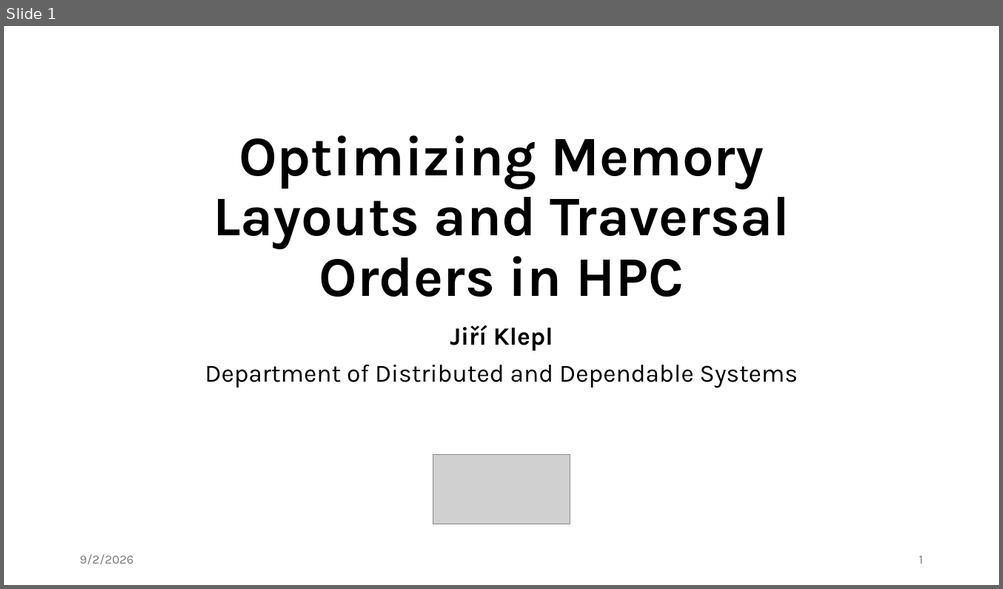
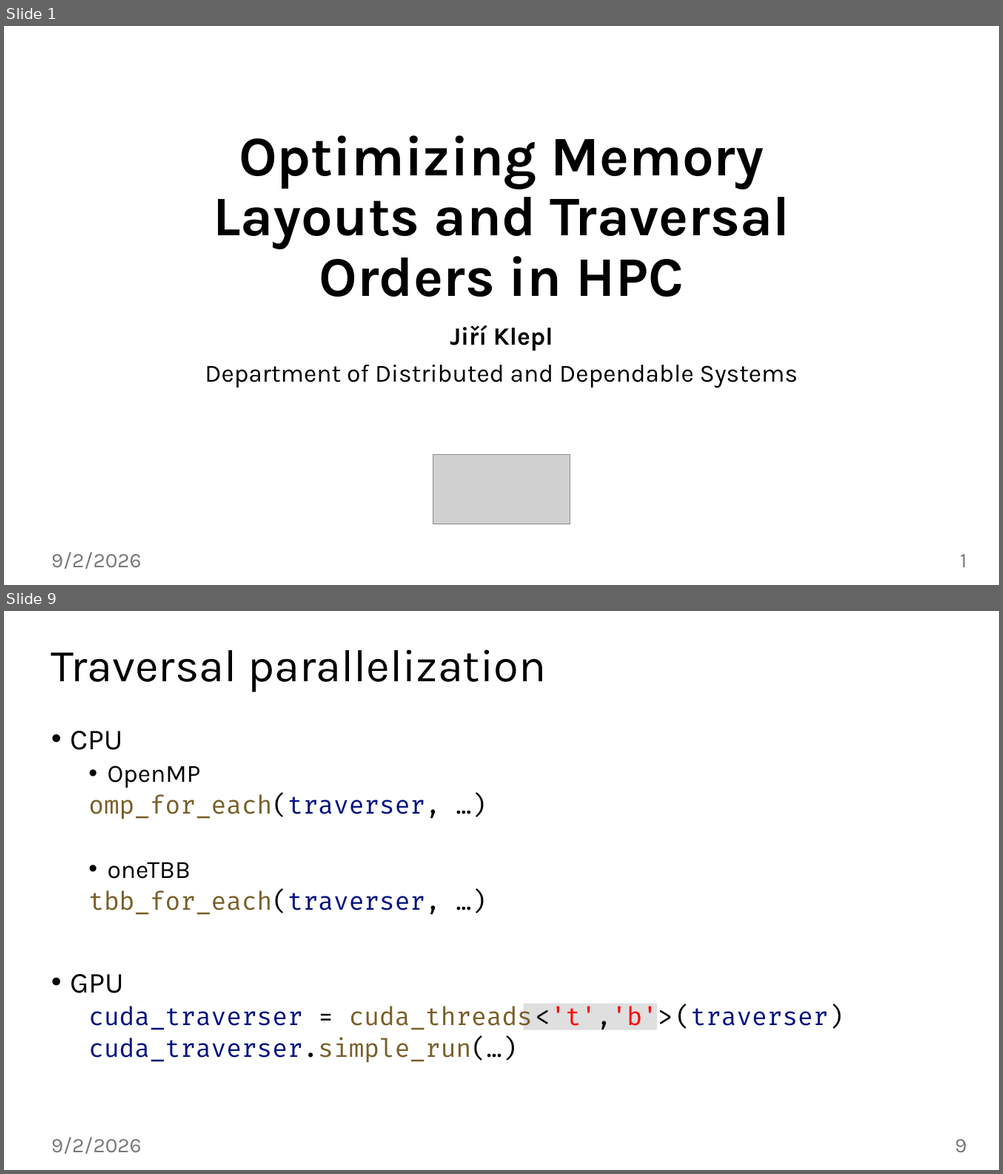
Before and after one commit to jiriklepl/phd-thesis, a slide deck: slides/Optimizing Memory Layouts and Traversal Orders in High-Performance Computing.pptx. Shown one above the other, each under a label of ours: slide 1 before the commit, slides 1 and 9 after it; the slides between them are not shown. The pictures are 1003x589 and 1003x1174 pixels, drawn with LibreOffice and Linux fonts; fonts in the diff are those of the drawing; grey boxes stand for pictures. Boxes give left, top, right and bottom in pixels: in the first picture for what was removed or moved away, otherwise in the second. Text is boxed around its words. In the diff, an @@ line names an element or a change of style, - is before the commit and + after.

```diff
--- a/slides/Optimizing Memory Layouts and Traversal Orders in High-Performance Computing.pptx
+++ b/slides/Optimizing Memory Layouts and Traversal Orders in High-Performance Computing.pptx
@@ slide 9 added at <box>4,611,999,1170</box>, background #FFFFFF @@
@@ title added at <box>51,649,546,692</box>, 44 pt, text #000000 @@
+Traversal parallelization
@@ text added at <box>70,731,843,1063</box>, 24 pt, text #001080 @@
+• CPU
+  • OpenMP
+  omp_for_each(traverser, …)
+  • oneTBB
+  tbb_for_each(traverser, …)
+• GPU
+  cuda_traverser = cuda_threads <'t','b'> (traverser)
+  cuda_traverser.simple_run(…)
@@ rectangle added at <box>523,1003,657,1031</box>, fill #969696 at 30% opacity @@
@@ text added at <box>51,1137,142,1154</box>, 20 pt, text #797979 @@
+9/2/2026
@@ page number added at <box>954,1139,966,1153</box>, 20 pt, text #797979 @@
+9
@@ slide 1 changed as well @@
@@ text "9/2/2026": place and size @@
-text "9/2/2026" at <box>79,555,134,565</box>
+text "9/2/2026" at <box>51,552,142,569</box>
@@ text "9/2/2026" at <box>51,552,142,569</box>: size 12 to 20 pt @@
@@ page number at <box>959,554,966,568</box>: size 12 to 20 pt @@
@@ page number: place and size @@
-page number at <box>919,556,923,564</box>
+page number at <box>959,554,966,568</box>
```
Also in this commit, not shown: 37 other slides changed.
